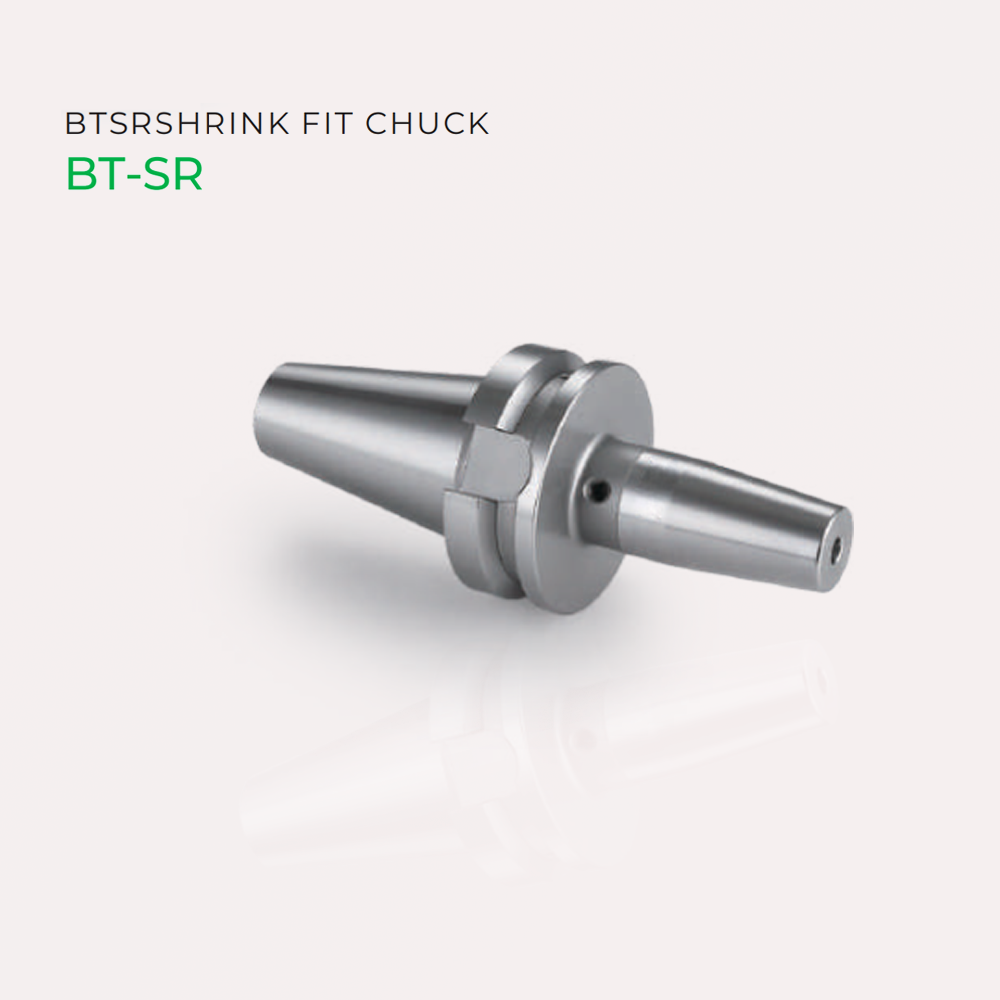
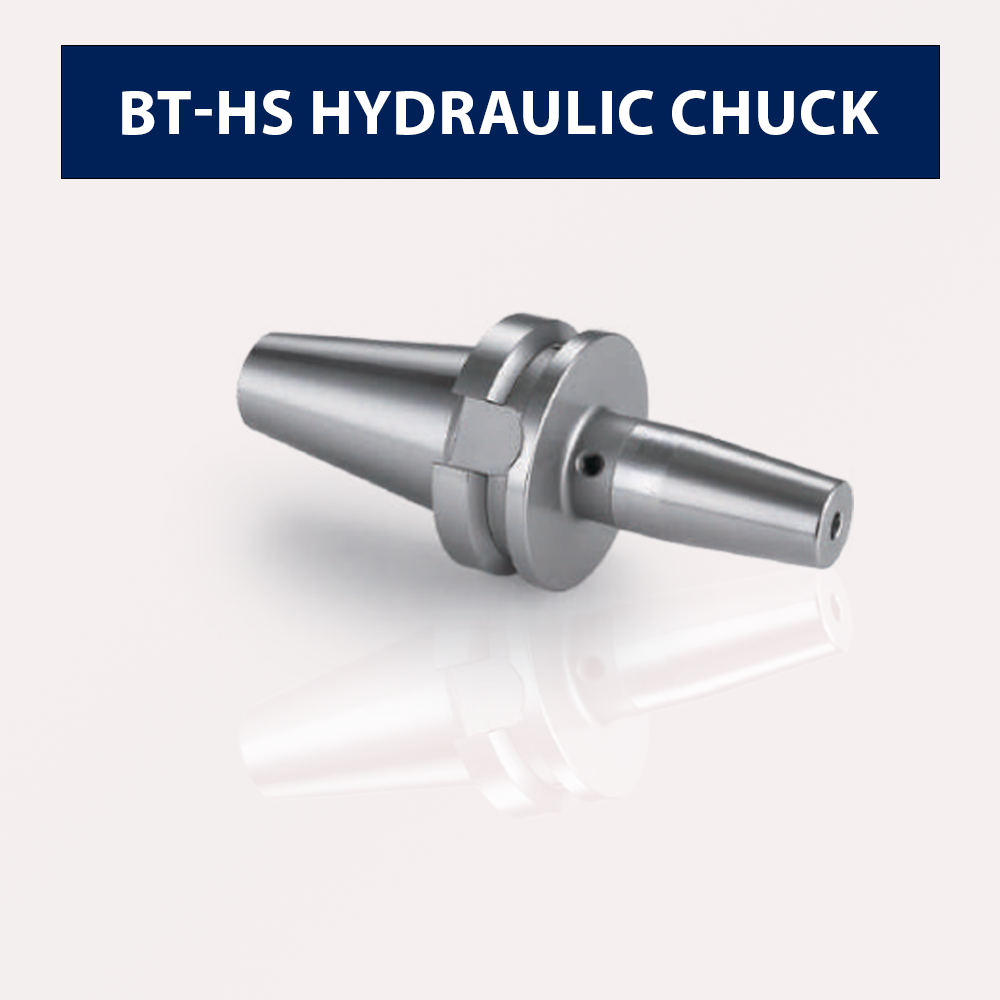
Layer changes from the first w=1000, h=1000 image to the second:
renamed "bt-hs hydraulic chuck" to "bt-HS hydraulic chuck", showed it over [122, 90, 879, 135]
showed "Rectangle 1" over [61, 45, 940, 179]
painted on "Layer 12" over [203, 311, 854, 753]
removed layer "Layer 14 copy" (was darken) from group "hinh-dai-dien copy" over [61, 103, 504, 191]
painted on "Layer 20", unmasked it over [237, 540, 854, 871]